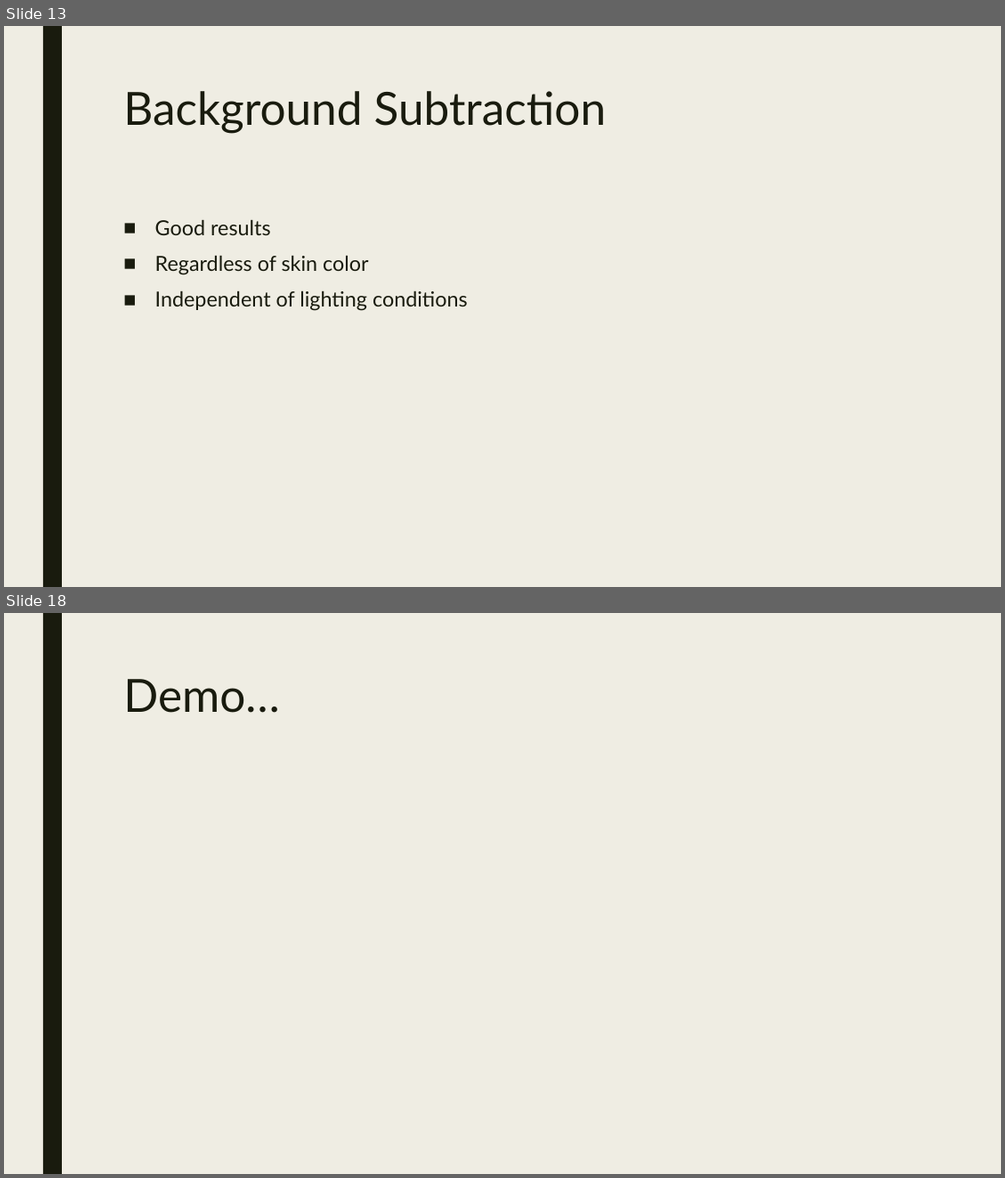
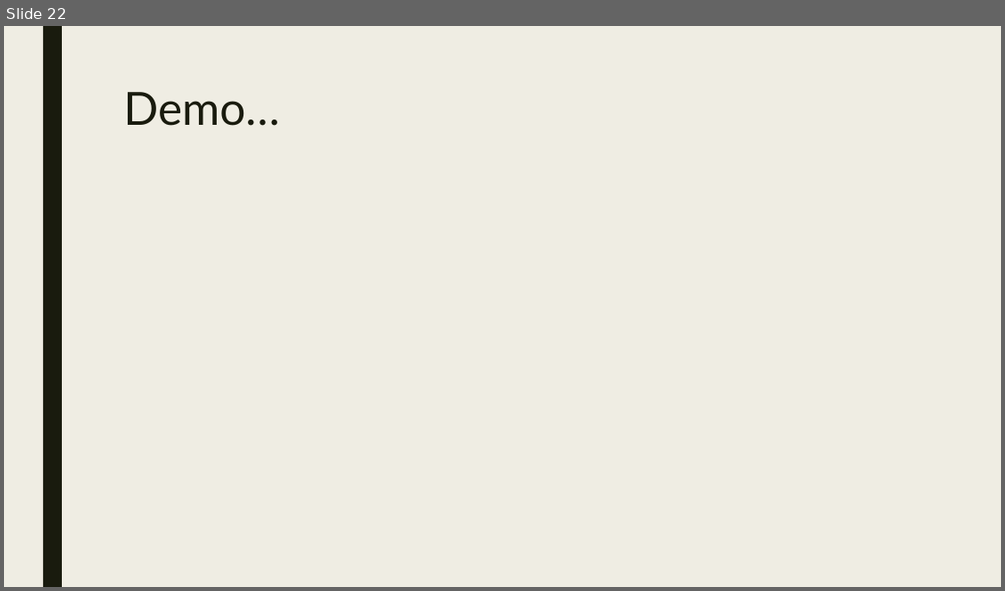
Before and after one commit to uol-mediaprocessing-201920/group-projects-hand-gesture, a slide deck: gesture_recognition.pptx. Shown one above the other, each under a label of ours: slides 13 and 18 before the commit, slide 22 after it; the slides between them are not shown. The pictures are 1005x1178 and 1005x591 pixels, drawn with LibreOffice and Linux fonts; fonts in the diff are those of the drawing. Boxes give left, top, right and bottom in pixels: in the first picture for what was removed or moved away, otherwise in the second. Text is boxed around its words. In the diff, an @@ line names an element or a change of style, - is before the commit and + after.

```diff
--- a/gesture_recognition.pptx
+++ b/gesture_recognition.pptx
@@ slide 13 removed at [4, 26, 1001, 587], background #EFEDE3; not listed: 1 template element that a slide beside it also shows @@
@@ title removed at [123, 91, 606, 133] @@
-Background Subtraction
@@ text removed at [155, 219, 468, 311] @@
-■ Good results
-■ Regardless of skin color
-■ Independent of lighting conditions
@@ what was slide 18 is now slide 22 @@
```
Also in this commit, not shown: 11 slides changed, 10 slides added, 5 other slides removed.
